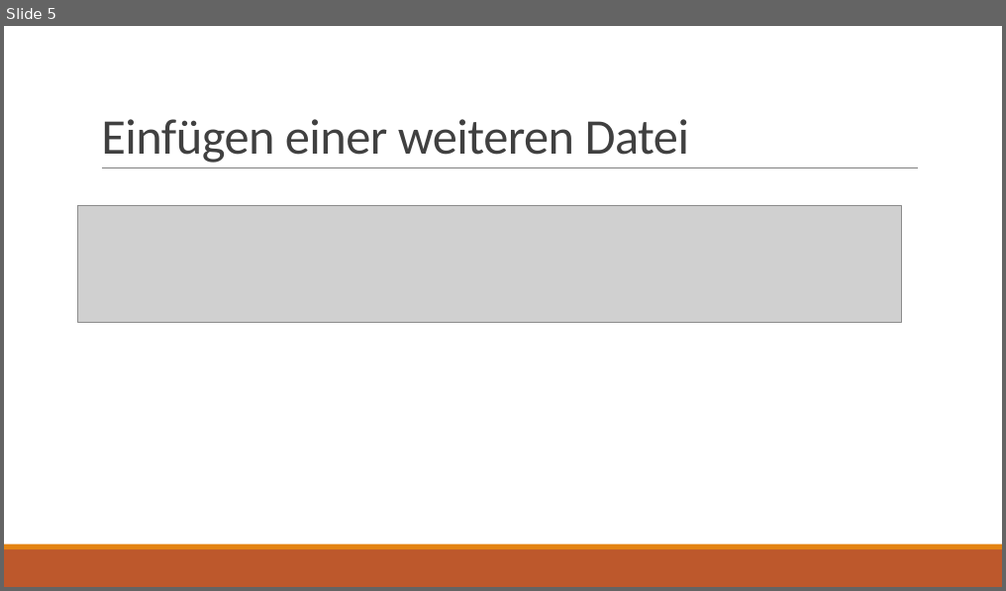
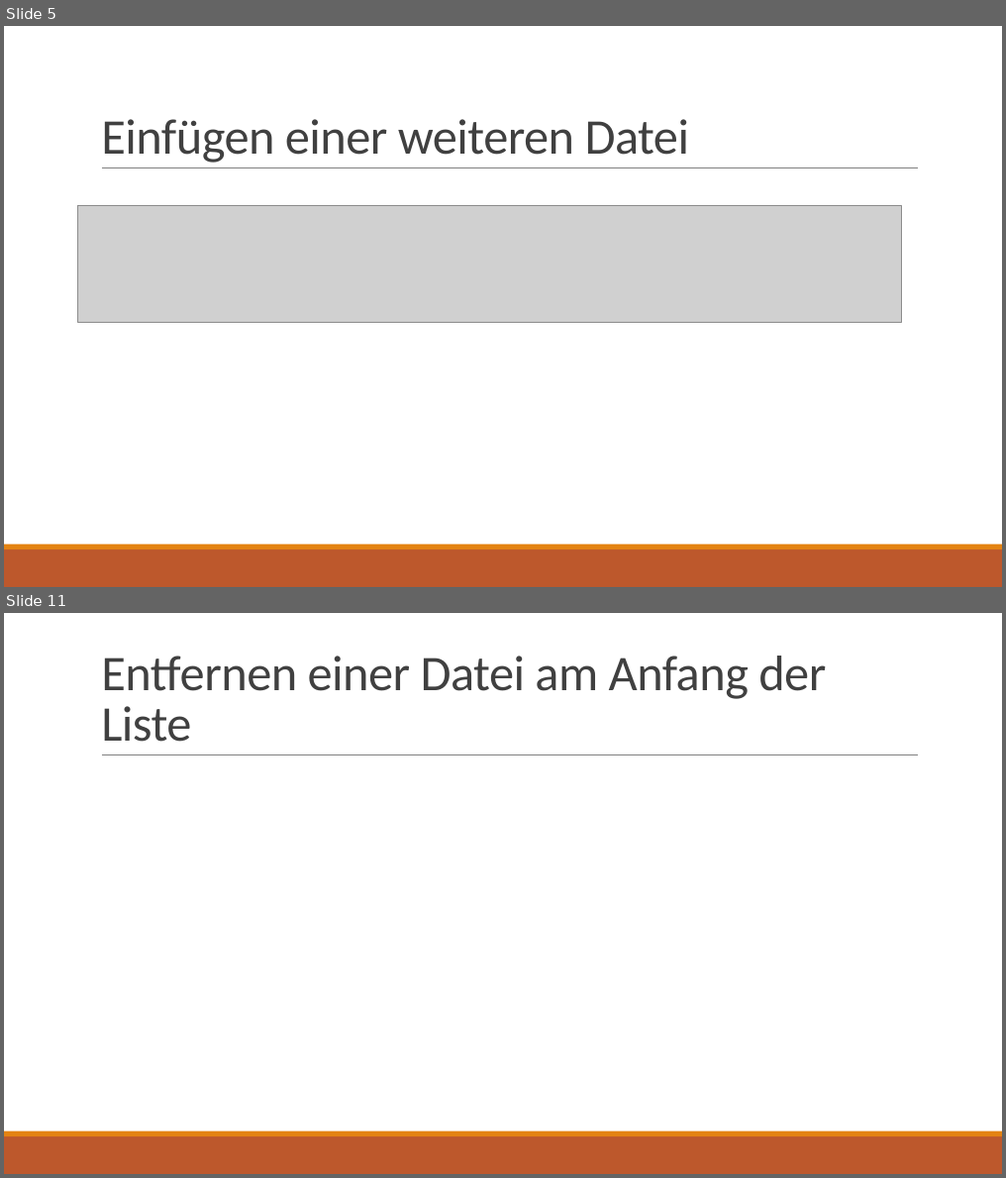
Before and after one commit to Paul-Krenmayr/Krenmayr-Kasieczka-LinkedList-2022, a slide deck: LinktList.pptx. Shown one above the other, each under a label of ours: slide 5 before the commit, slides 5 and 11 after it; the slides between them are not shown. The pictures are 1006x591 and 1006x1178 pixels, drawn with LibreOffice and Linux fonts; fonts in the diff are those of the drawing; grey boxes stand for pictures. Boxes give left, top, right and bottom in pixels: in the first picture for what was removed or moved away, otherwise in the second. Text is boxed around its words. In the diff, an @@ line names an element or a change of style, - is before the commit and + after.

```diff
--- a/LinktList.pptx
+++ b/LinktList.pptx
@@ slide 11 added at <box>4,613,1002,1174</box>, background #FFFFFF; not listed: 3 template elements that a slide beside it also shows @@
@@ title added at <box>101,656,826,742</box>, 48 pt, text #404040 @@
+Entfernen einer Datei am Anfang der Liste
```
Also in this commit, not shown: 9 other slides added, 1 slide removed.
